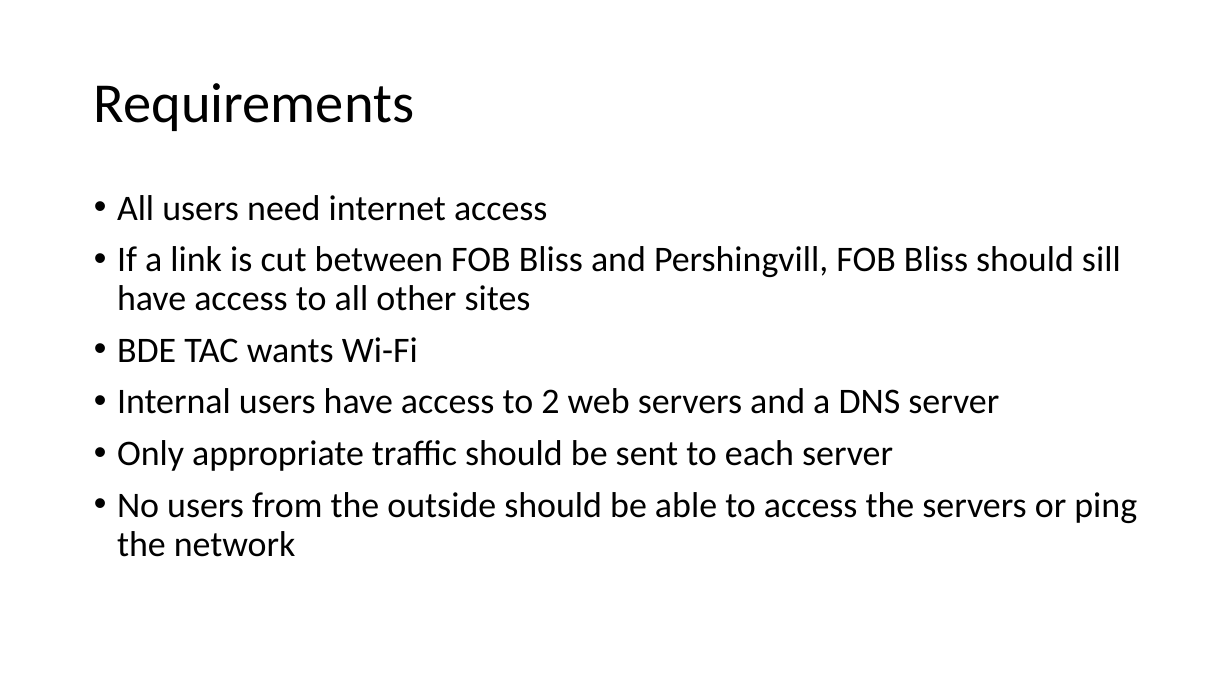
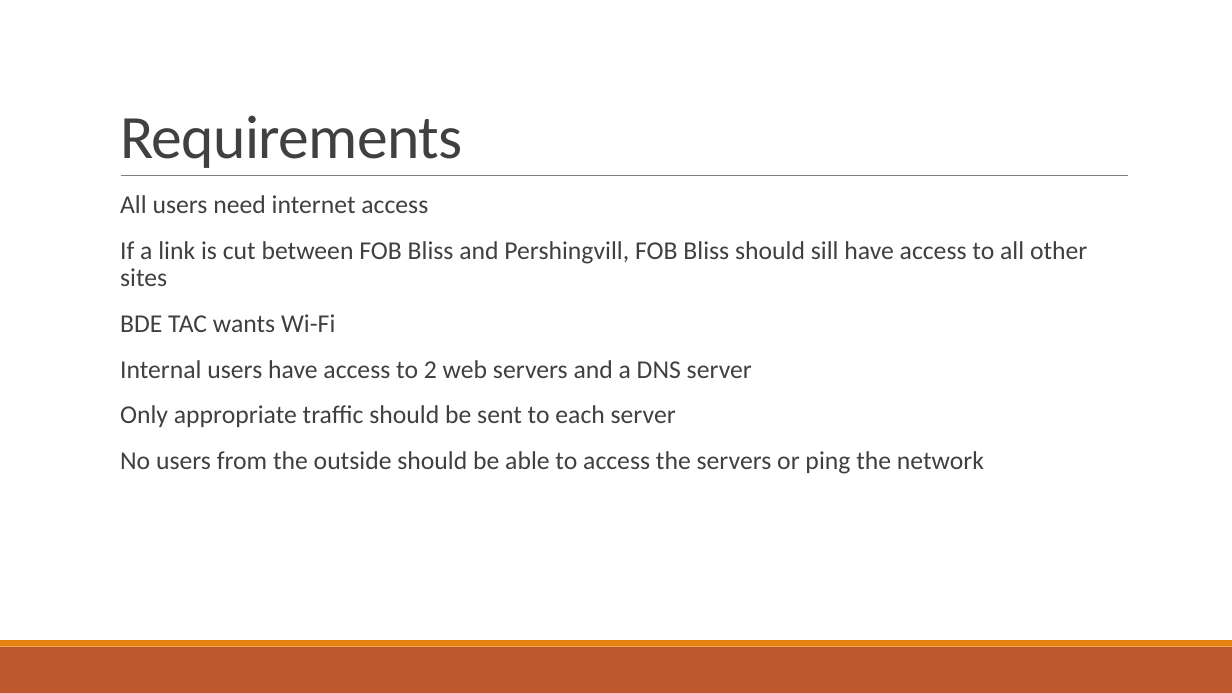
Before and after one commit to wkborn/cy350project, a slide deck: slide 3 of Network Proposal.pptx. Drawn at 1232x693 pixels with LibreOffice and Linux fonts; fonts in the diff are those of the drawing. Boxes give left, top, right and bottom in pixels: in the first picture for what was removed or moved away, otherwise in the second. Text is boxed around its words. In the diff, an @@ line names an element or a change of style, - is before the commit and + after.

Commit message:
Updated
Just have to finish two slides

```diff
--- a/Network Proposal.pptx
+++ b/Network Proposal.pptx
@@ title "Requirements" moved from (x1=94, y1=83, x2=414, y2=131) to (x1=120, y1=115, x2=462, y2=168) @@
@@ title "Requirements" at (x1=120, y1=115, x2=462, y2=168): size 44 to 48 pt, text colour #000000 to #404040, letter spacing 0 to -0.5 pt; line spacing 0.9 to 0.85; vertical alignment middle to bottom @@
@@ line added from (121, 176) to (1128, 176), #808080 0.5 pt @@
@@ text "All users need internet access" at (x1=120, y1=195, x2=1087, y2=474): size 28 to 20 pt, text colour #000000 to #404040; bullet • to  ; more space between paragraphs @@
@@ rectangle added at (x1=0, y1=647, x2=1232, y2=693), fill #BD582C @@
@@ rectangle added at (x1=0, y1=640, x2=1232, y2=647), fill #E48312 @@
```
Also in this commit, not shown: 5 other slides changed, 3 slides added, 6 slides removed.
